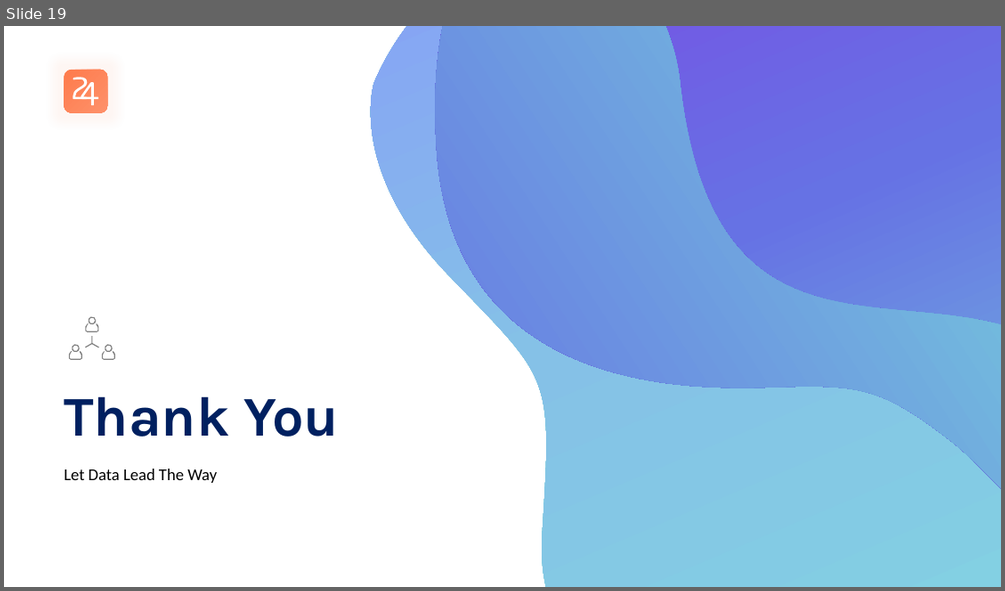
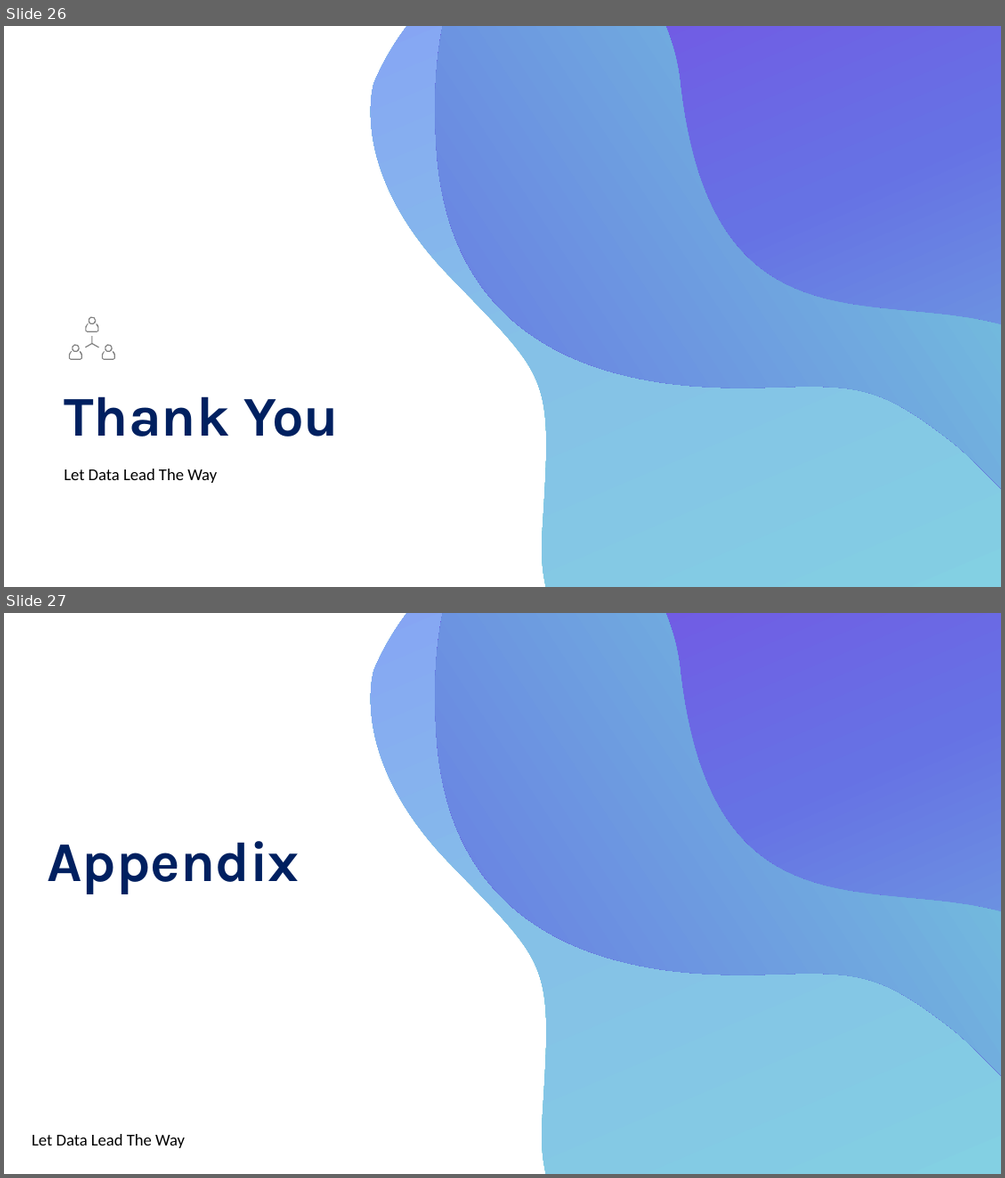
Before and after one commit to jeffleathMSDS/DDS_CaseStudy2, a slide deck: Target/DDSAnalytics_Fall2018.pptx. Shown one above the other, each under a label of ours: slide 19 before the commit, slides 26 and 27 after it. The pictures are 1005x591 and 1005x1178 pixels, drawn with LibreOffice and Linux fonts; fonts in the diff are those of the drawing. Boxes give left, top, right and bottom in pixels: in the first picture for what was removed or moved away, otherwise in the second. Text is boxed around its words. In the diff, an @@ line names an element or a change of style, - is before the commit and + after.

```diff
--- a/Target/DDSAnalytics_Fall2018.pptx
+++ b/Target/DDSAnalytics_Fall2018.pptx
@@ slide 27 added at box(4, 613, 1001, 1174), background #FFFFFF @@
@@ freeform shape added at box(245, 613, 1001, 1174), fill gradient #80DEDE to #85C1E7 to #878CFF @@
@@ freeform shape added at box(274, 613, 1001, 1174), fill gradient #7CEFD8 to #6672E4 to #882BE5 @@
@@ freeform shape added at box(294, 613, 1001, 1174), fill gradient #882BE5 to #6672E4 to #7CEFD8 @@
@@ text added at box(47, 841, 299, 894), 54 pt, text #002060, bold @@
+Appendix
@@ text added at box(32, 1134, 185, 1148), 16 pt, text #000000 @@
+Let Data Lead The Way
@@ what was slide 19 is now slide 26 @@
@@ slide 26 changed as well @@
@@ rounded rectangle removed at box(64, 70, 107, 112) @@
@@ freeform shape removed at box(73, 77, 87, 99) @@
@@ freeform shape removed at box(81, 82, 99, 105) @@
```
Also in this commit, not shown: 2 other slides changed, 16 other slides added, 7 slides removed.
